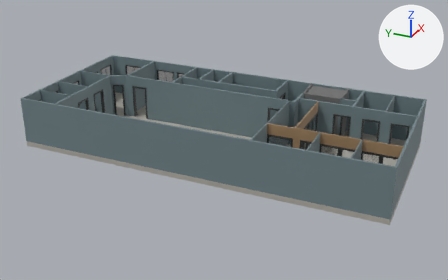
Renders of the glTF model floors/Floor4.gltf from each side of a commit.
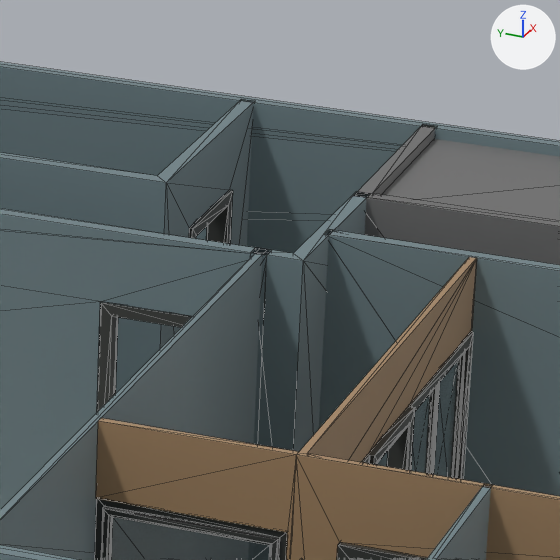
The first picture shows the older version from a 50 mm camera at (-35.24, -3.11, 15.37) aimed at (-4.86, 10.56, 0.18). The close-ups show both versions on the part from 57% to 74% of the width and 24% to 51% of the height of that picture; other places that the commit changed are outside them. The lights are fixed; the arrows at upper right show +X, +Y and +Z. The close-ups show mesh edges as thin lines. Where no turn or scale is listed for an object, it has been applied to the vertices.

Script lines for the objects in view, before the commit:
```python
me_door_001 = bpy.data.meshes.new('Door.001')
me_door_001.from_pydata(...)  # 28 vertices, 52 faces; spans x -0.5..0.5, y -0.08..0.08, z 0.0..2.1
me_door_001.materials.append(mat_black)  # black #3b3d3b
me_door_009 = bpy.data.meshes.new('Door.009')
me_door_009.from_pydata(...)  # 28 vertices, 52 faces; spans x -0.5..0.5, y -0.09..0.09, z 0.0..2.1
me_door_009.materials.append(mat_black)  # black #3b3d3b
me_wall_007 = bpy.data.meshes.new('Wall.007')
me_wall_007.from_pydata(...)  # 24 vertices, 44 faces; spans x -2.19..0.0, y -0.12..3.66, z 0.0..2.7
me_wall_007.materials.append(mat_wall_color)  # cyan #71848a
ob_door_008 = bpy.data.objects.new('Door.008', me_door_001)
ob_door_008.parent = ob_reference_005
ob_door_008.location = (0.0297, 4.699, 0.0)
ob_door_008.rotation_euler = (0.0, 0.0, 1.563)  # degrees (0, 0, 90)
ob_door_019 = bpy.data.objects.new('Door.019', me_door_009)
ob_door_019.location = (-1.161, 8.36, 0.0)
ob_wall_013 = bpy.data.objects.new('Wall.013', me_wall_007)
ob_wall_013.location = (-0.076, 8.421, 0.0)
# also in view: 'Window Panel.016' at (-4.09, 5.59, 1.33); 'Window Panel.017' at (-3.35, 5.59, 1.33); 'Wall.011' at (-4.98, 2.83, 1.35); 'Window.012' at (-7.04, 6.36, 1.33); 'Wall.003' at (-6.37, 7.11, 1.35)
```
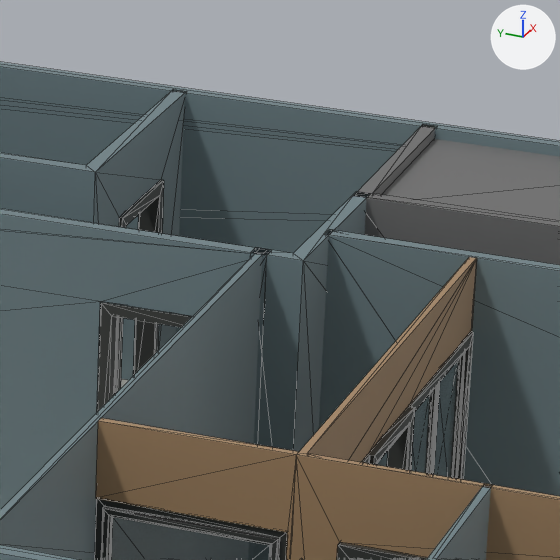
Boxes (x1, y1, x2, y2) around the edits, measured in the close-ups (560 x 560 px):
'Wall.013', moved
    before: (0, 99, 254, 393)
    after: (0, 89, 186, 351)
'Door.019', moved
    before: (189, 190, 233, 244)
    after: (116, 180, 164, 393)

What changed in the scene script:
```text
Change ob_door_019:
    ob_door_019.location: (-1.161, 8.36, 0.0) -> (-1.161, 8.97, 0.0)
Change ob_wall_013:
    ob_wall_013.location: (-0.076, 8.421, 0.0) -> (-0.076, 9.031, 0.0)
```
